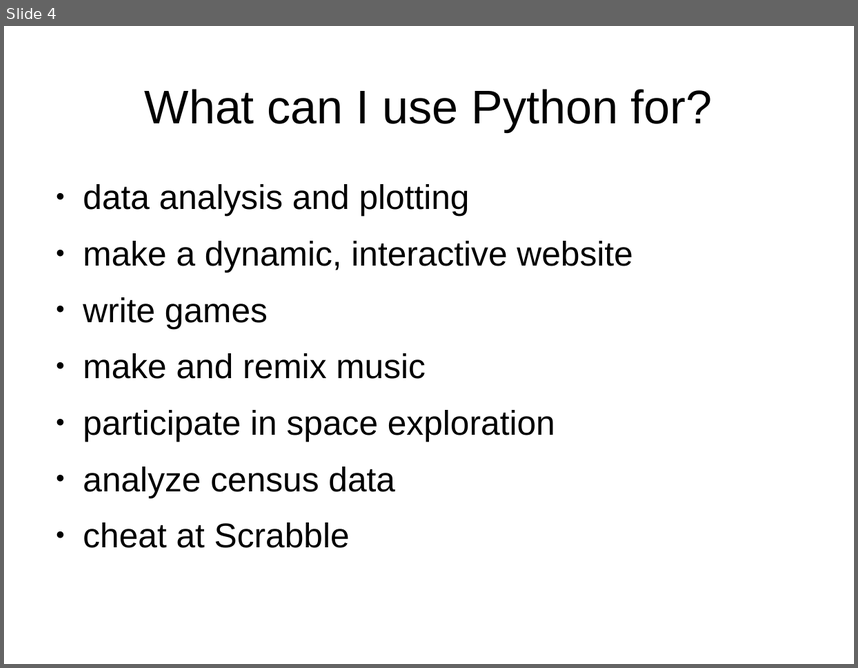
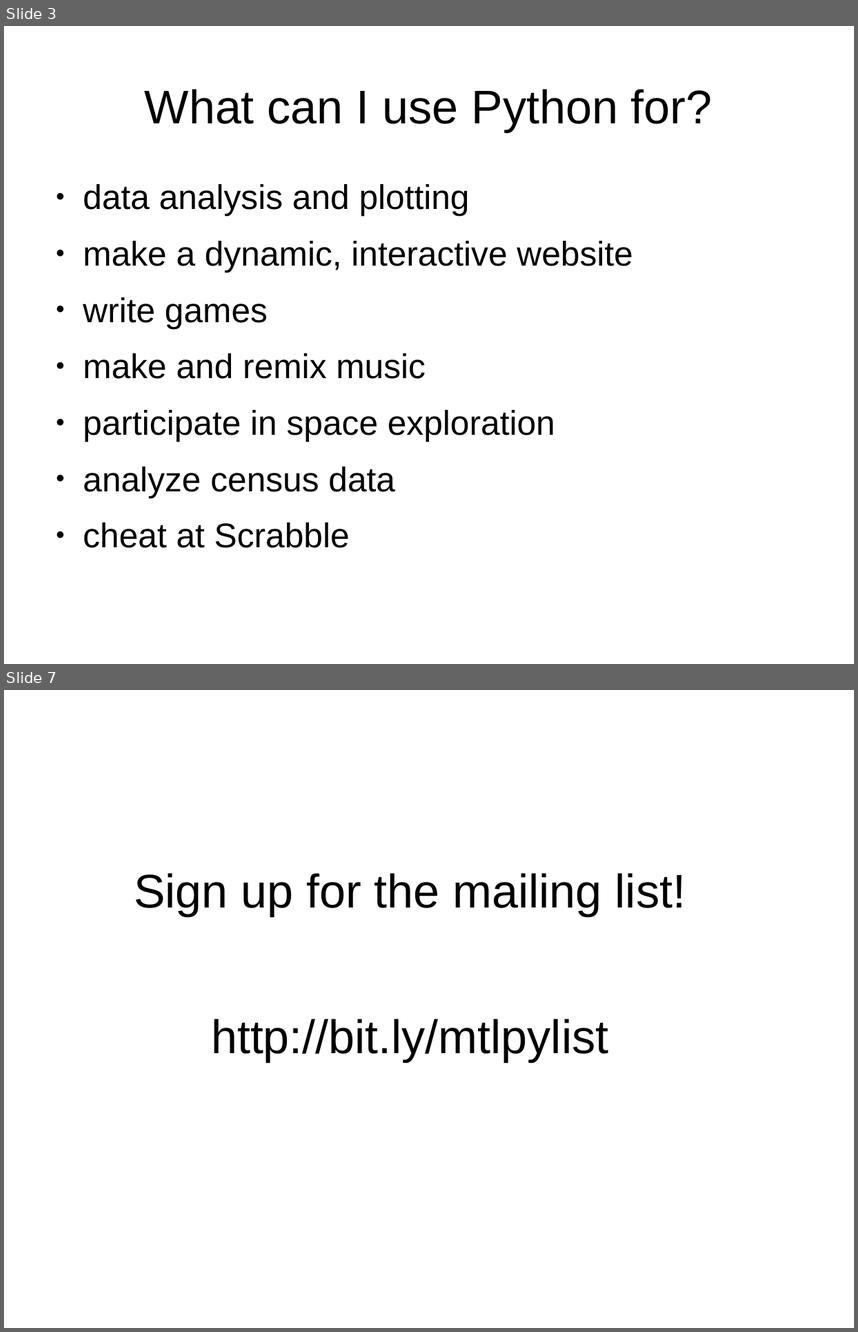
Before and after one commit to jvns/mtlpytutorial, a slide deck: outro-slides.odp. Shown one above the other, each under a label of ours: slide 4 before the commit, slides 3 and 7 after it; the slides between them are not shown. The pictures are 858x668 and 858x1332 pixels, drawn with LibreOffice and Linux fonts; fonts in the diff are those of the drawing. Boxes give left, top, right and bottom in pixels: in the first picture for what was removed or moved away, otherwise in the second. Text is boxed around its words. In the diff, an @@ line names an element or a change of style, - is before the commit and + after.

```diff
--- a/outro-slides.odp
+++ b/outro-slides.odp
@@ slide 7 added at (4,690,854,1328), background #FFFFFF @@
@@ title added at (134,873,686,916), 44 pt, text #000000 @@
+Sign up for the mailing list!
@@ title added at (211,1018,608,1062), 44 pt, text #000000 @@
+http://bit.ly/mtlpylist
@@ what was slide 4 is now slide 3 @@
```
Also in this commit, not shown: 1 slide changed, 4 other slides added, 2 slides removed.
